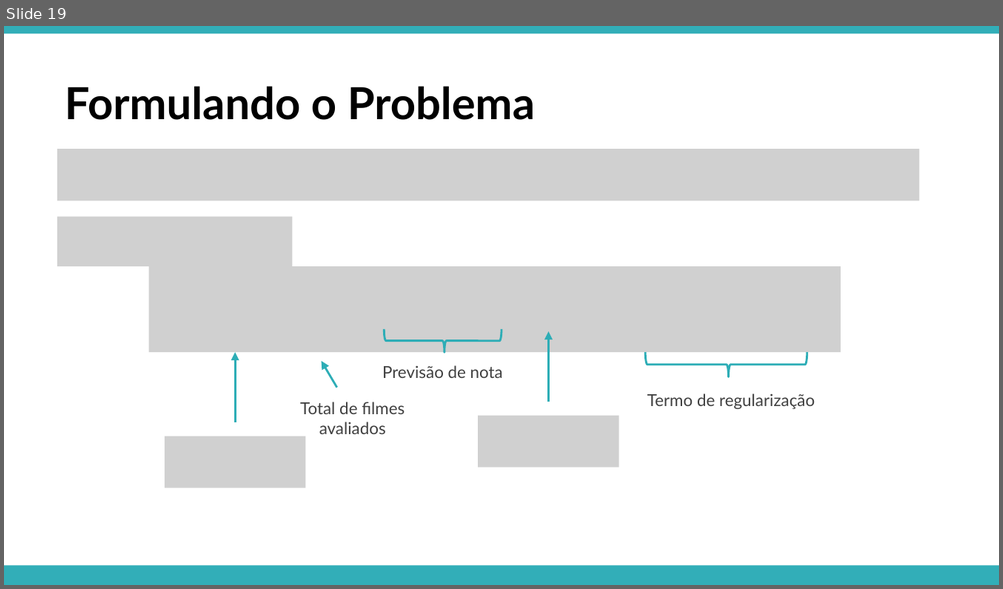
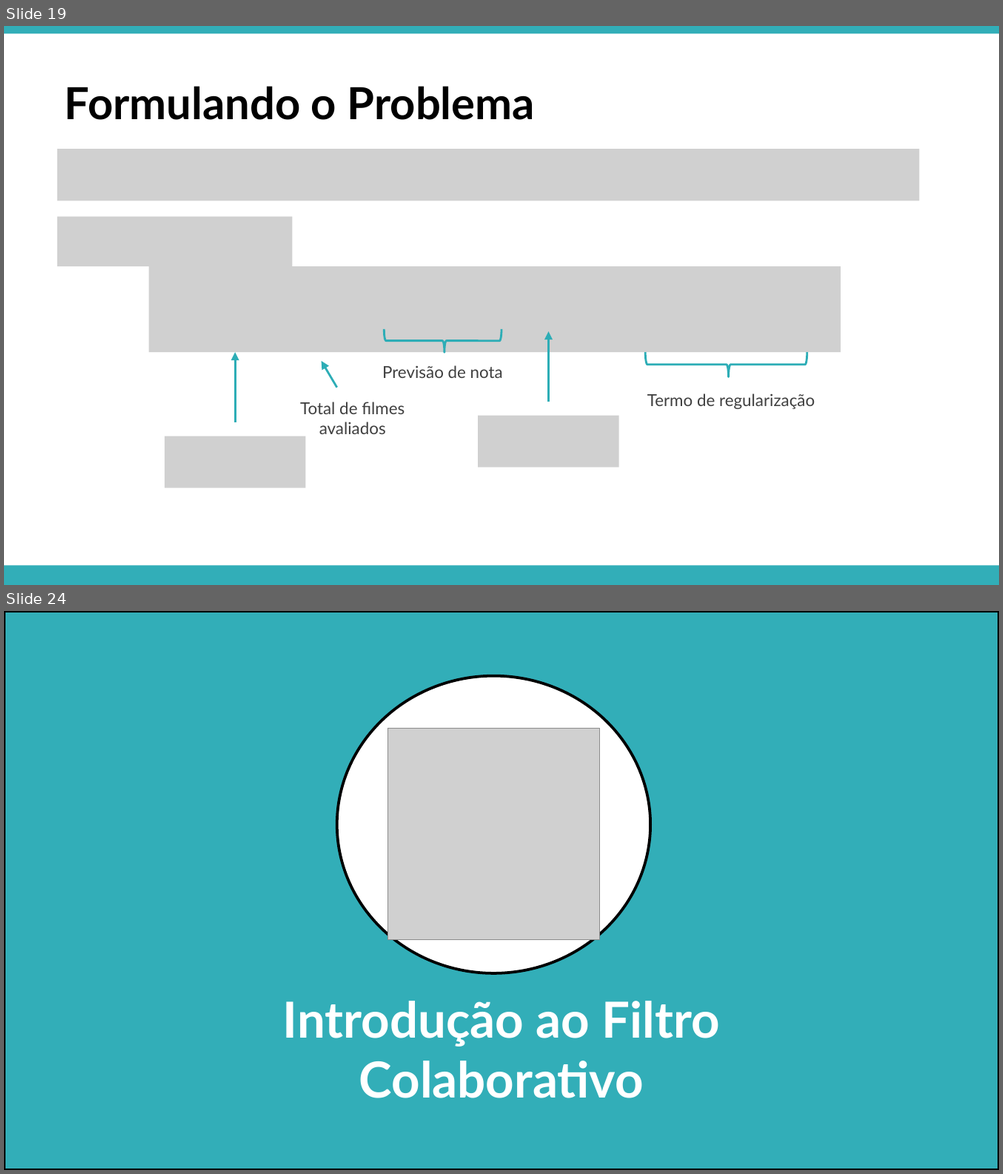
Before and after one commit to APILASTRI/coursera-stanford, a slide deck: machine-learning/notations/semana-9/presentation/15-recommender-systems.pptx. Shown one above the other, each under a label of ours: slide 19 before the commit, slides 19 and 24 after it; the slides between them are not shown. The pictures are 1003x589 and 1003x1174 pixels, drawn with LibreOffice and Linux fonts; fonts in the diff are those of the drawing; grey boxes stand for pictures; background and template pictures are left out. Boxes give left, top, right and bottom in pixels: in the first picture for what was removed or moved away, otherwise in the second. Text is boxed around its words. In the diff, an @@ line names an element or a change of style, - is before the commit and + after.

```diff
--- a/machine-learning/notations/semana-9/presentation/15-recommender-systems.pptx
+++ b/machine-learning/notations/semana-9/presentation/15-recommender-systems.pptx
@@ slide 24 added at box(4, 611, 999, 1170), background #FFFFFF @@
@@ rectangle added at box(4, 611, 999, 1170), fill #32AEB8, outline #000000 2 pt @@
@@ ellipse added at box(337, 675, 651, 973), fill #FFFFFF, outline #000000 2 pt @@
@@ picture added at box(388, 729, 600, 940) @@
@@ text added at box(283, 1001, 720, 1099), 36 pt, text #FFFFFF, bold @@
+Introdução ao Filtro Colaborativo
```
Also in this commit, not shown: 22 other slides added.
